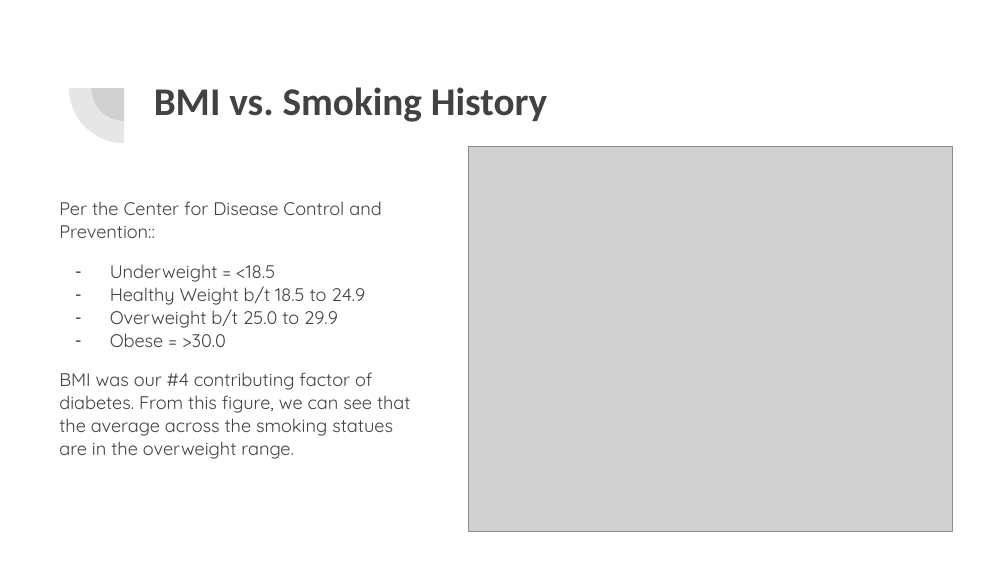
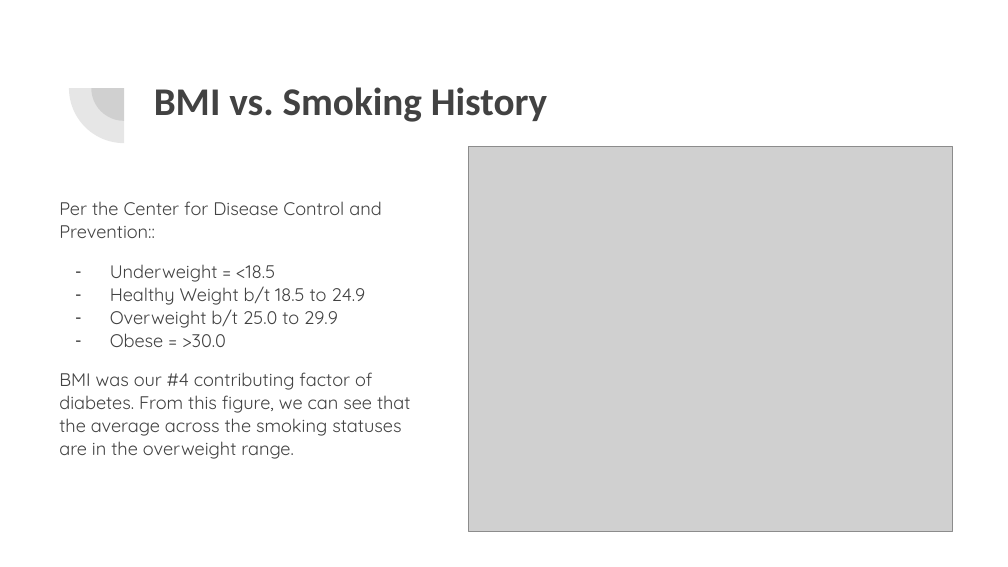
Before and after one commit to taywiljoe/Project-4, a slide deck: slide 6 of Presentation Slides/Diabetes Prediction.pptx. Drawn at 1008x567 pixels with LibreOffice and Linux fonts; fonts in the diff are those of the drawing; grey boxes stand for pictures. Boxes give left, top, right and bottom in pixels: in the first picture for what was removed or moved away, otherwise in the second. Text is boxed around its words. In the diff, an @@ line names an element or a change of style, - is before the commit and + after.

```diff
--- a/Presentation Slides/Diabetes Prediction.pptx
+++ b/Presentation Slides/Diabetes Prediction.pptx
@@ text at (59,372,411,459): text changed @@
-BMI was our #4 contributing factor of diabetes. From this figure, we can see that the average across the smoking statues are in the overweight range.
+BMI was our #4 contributing factor of diabetes. From this figure, we can see that the average across the smoking statuses are in the overweight range.
```
Also in this commit, not shown: 2 other slides changed, 1 slide added, 1 other file.
